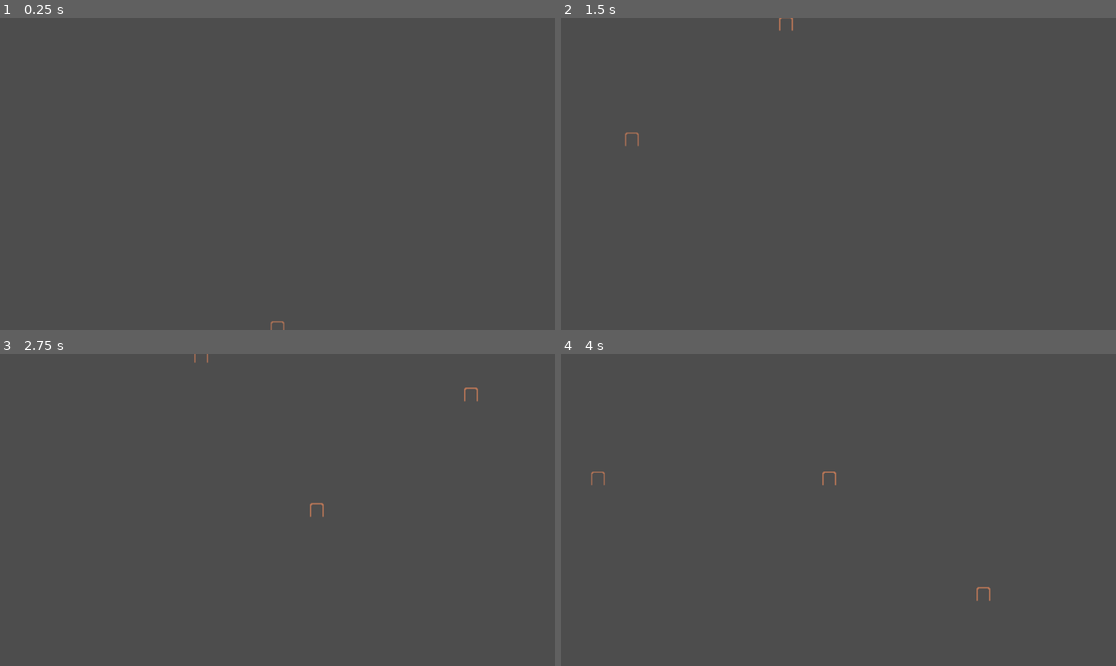
Above: before the commit, frames 1-4 (two rows, left to right).
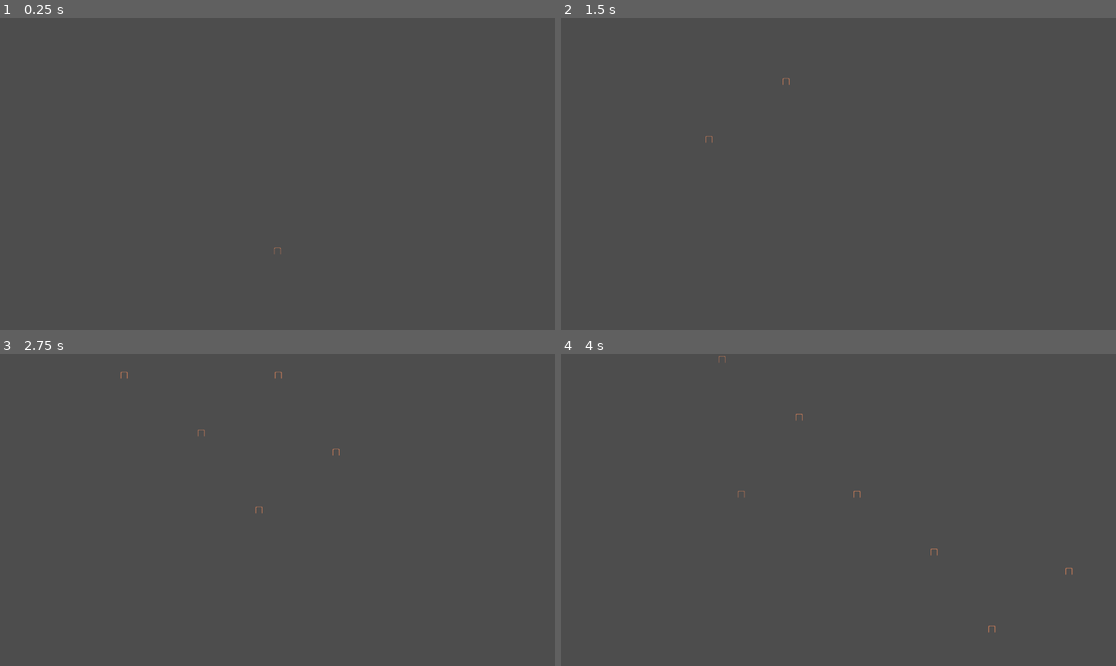
Above: after the commit, the same moments.

Repository: FOTD-Games/dungeon_builder
Game: Godot game, scene res://example/example_scene.tscn
The game is run twice, just before and just after one commit, with the same random seed, the same clock (stepped at 60 frames per second) and the same inputs.
Inputs (mouse positions are in pixels of both pictures, inside the frame that each line leads up to):
- Up to frame 1 (0.25 s): no input
- Up to frame 2 (1.5 s): tap Enter (ui_accept) at 0.5, 0.77 s; move the mouse to (960, 158) at 0.52 s; hold Right 0.53-1.25 s; tap Space at 0.6 s; click (960, 158) at 0.67 s; drag from (727, 189) to (783, 86) at 1.27 s
- Up to frame 3 (2.75 s): tap Enter (ui_accept) at 2 s; move the mouse to (333, 441) at 2.02 s; hold Right from 2.03 s (still down); tap Space at 2.1 s
- Up to frame 4 (4 s): release Right at 2.75 s; drag from (810, 572) to (1032, 510) at 2.77 s; tap Enter (ui_accept) at 3.5, 3.77 s; move the mouse to (1005, 556) at 3.52 s; hold Left from 3.53 s (still down); tap Space at 3.6 s

The runs differ from the first frame. In frame 1, less than 0.1% of the frame differs, in the area x 48-52%, y 73-100%; in frame 2, less than 0.1%; in frame 3, 0.1%; in frame 4, 0.2%, in the area x 5-93%, y 0-90%.

Commit message:
Zoom level

Diff:
--- a/example/example_scene.tscn
+++ b/example/example_scene.tscn
@@ -35,5 +35,7 @@
 source_rooms = Array[PackedScene]([ExtResource("2_av7l3"), ExtResource("3_wdtbk"), ExtResource("4_afnkm"), ExtResource( …(458 unchanged characters)…
 
 [node name="MapCamera2D" type="Camera2D" parent="."]
+zoom = Vector2(0.5, 0.5)
 script = ExtResource("25_mgb2m")
+zoom_factor = 1.0
 pan_margin = 0.0
